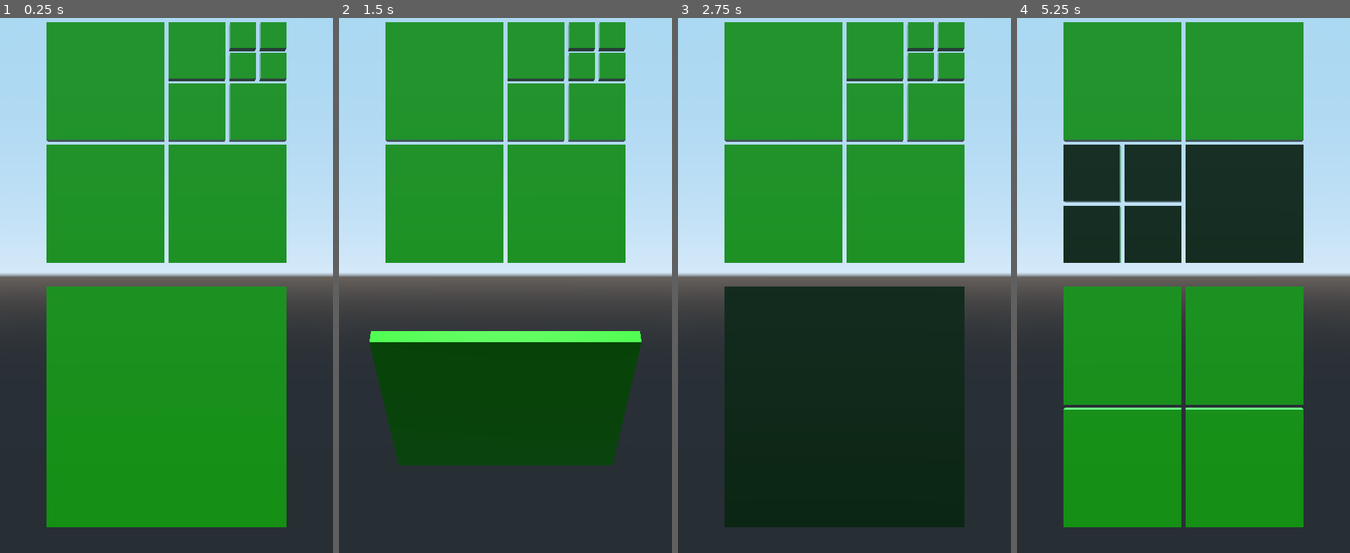
Above: before the commit, frames 1-4 (left to right).
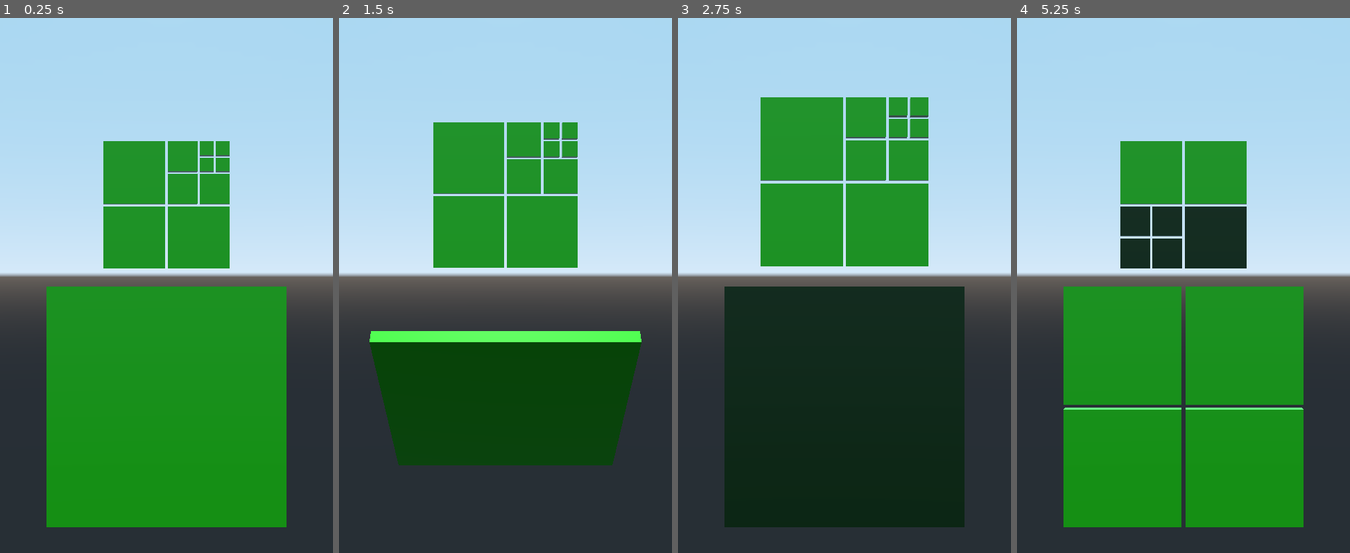
Above: after the commit, the same moments.

Repository: bentles/Tetra
Game: Godot game, scene res://Game.tscn
The game is run twice, just before and just after one commit, with the same random seed, the same clock (stepped at 60 frames per second) and the same inputs.
Inputs (mouse positions are in pixels of both pictures, inside the frame that each line leads up to):
- Up to frame 1 (0.25 s): no input
- Up to frame 2 (1.5 s): move the mouse to (578, 248) at 0.52 s; click (578, 248) at 0.67 s; drag from (438, 301) to (488, 387) at 1.27 s
- Up to frame 3 (2.75 s): move the mouse to (877, 151) at 2.02 s; click (877, 151) at 2.17 s
- Up to frame 4 (5.25 s): drag from (1166, 387) to (1083, 189) at 2.77 s; move the mouse to (1283, 360) at 3.52 s; click (1283, 360) at 3.67 s; drag from (1083, 189) to (1133, 135) at 4.27 s; move the mouse to (1200, 274) at 5.02 s; click (1200, 274) at 5.17 s

The runs differ from the first frame. In frame 1, 24% of the frame differs, in the area x 13-87%, y 0-47%; in frame 2, 22%; in frame 3, 18%; in frame 4, 28%.

Commit message:
added slide forward animation

Diff:
--- a/Game.gd
+++ b/Game.gd
@@ -18,10 +18,12 @@
 	rng.randomize()
 	goal_tetra.translate(Vector3(0, 5.5, 0))
 	goal_tetra.is_interactive = false
-	add_child(goal_tetra)
+	$GoalTetra.add_child(goal_tetra)
 	goal_tetra.random_operation(5, rng)
+	$GoalTetra/GoalAnimation.play("slide_forwards")
 
-func _on_Timer_timeout():
+
+func _on_GoalAnimation_animation_finished(anim_name):
 	goal_tetra.queue_free()
 	create_new_goal()
-	pass # Replace with function body.
+	 # Replace with function body.
--- a/Game.tscn
+++ b/Game.tscn
@@ -1,7 +1,38 @@
-[gd_scene load_steps=3 format=2]
+[gd_scene load_steps=5 format=2]
 
 [ext_resource path="res://Tetra/Tetra.tscn" type="PackedScene" id=1]
 [ext_resource path="res://Game.gd" type="Script" id=2]
+
+[sub_resource type="Animation" id=2]
+length = 0.001
+tracks/0/type = "value"
+tracks/0/path = NodePath(".:translation")
+tracks/0/interp = 1
+tracks/0/loop_wrap = true
+tracks/0/imported = false
+tracks/0/enabled = true
+tracks/0/keys = {
+"times": PoolRealArray( 0 ),
+"transitions": PoolRealArray( 1 ),
+"update": 0,
+"values": [ Vector3( 0, 0, -30 ) ]
+}
+
+[sub_resource type="Animation" id=1]
+resource_name = "slide_forwards"
+length = 5.0
+tracks/0/type = "value"
+tracks/0/path = NodePath(".:translation")
+tracks/0/interp = 1
+tracks/0/loop_wrap = true
+tracks/0/imported = false
+tracks/0/enabled = true
+tracks/0/keys = {
+"times": PoolRealArray( 0, 5 ),
+"transitions": PoolRealArray( 1, 1 ),
+"update": 0,
+"values": [ Vector3( 0, 0, -30 ), Vector3( 0, 0, 0 ) ]
+}
 
 [node name="Game" type="Spatial"]
 script = ExtResource( 2 )
@@ -16,9 +47,12 @@
 [node name="DirectionalLight" type="DirectionalLight" parent="."]
 transform = Transform( 1, 0, 0, 0, -4.37114e-08, 1, 0, -1, -4.37114e-08, 13.6094, 32.1313, 7.24379 )
 
-[node name="Timer" type="Timer" parent="."]
-wait_time = 5.0
-autostart = true
+[node name="GoalTetra" type="Spatial" parent="."]
+transform = Transform( 1, 0, 0, 0, 1, 0, 0, 0, 1, 0, 0, -30 )
+
+[node name="GoalAnimation" type="AnimationPlayer" parent="GoalTetra"]
+anims/RESET = SubResource( 2 )
+anims/slide_forwards = SubResource( 1 )
 
 [connection signal="change" from="Tetra2" to="." method="_on_Tetra2_change"]
-[connection signal="timeout" from="Timer" to="." method="_on_Timer_timeout"]
+[connection signal="animation_finished" from="GoalTetra/GoalAnimation" to="." method="_on_GoalAnimation_animation_finished"]
